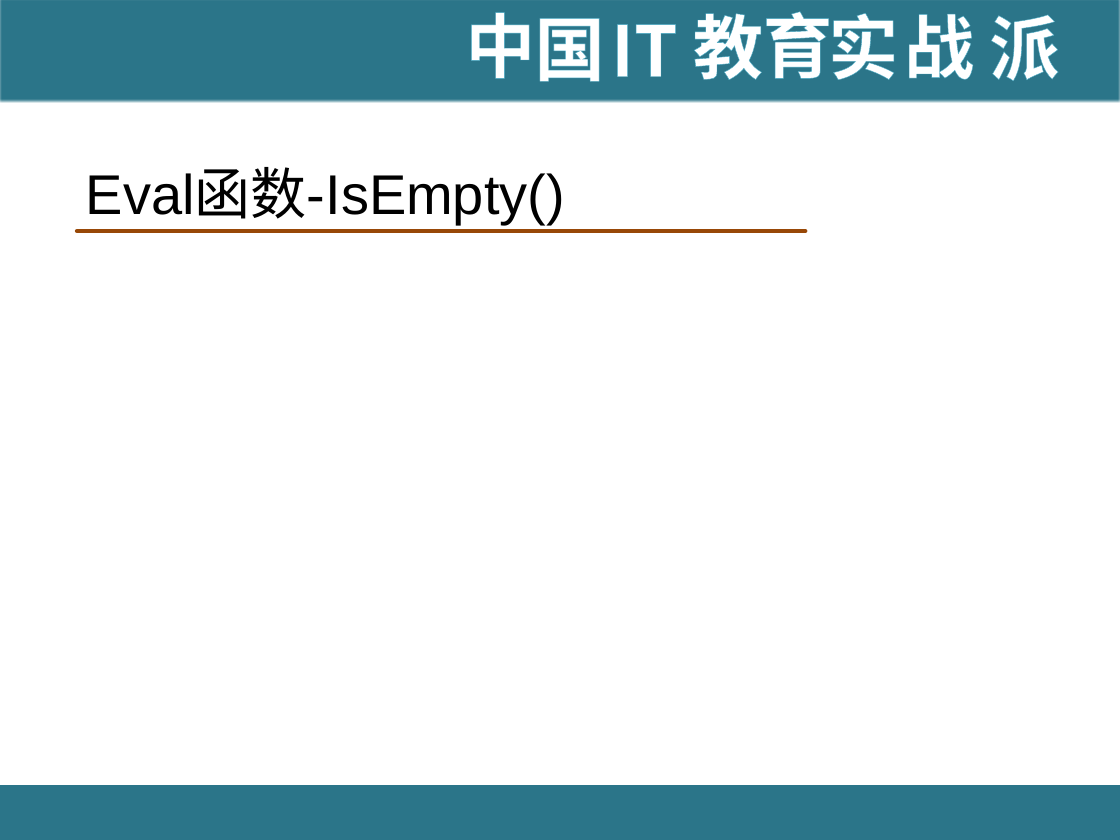
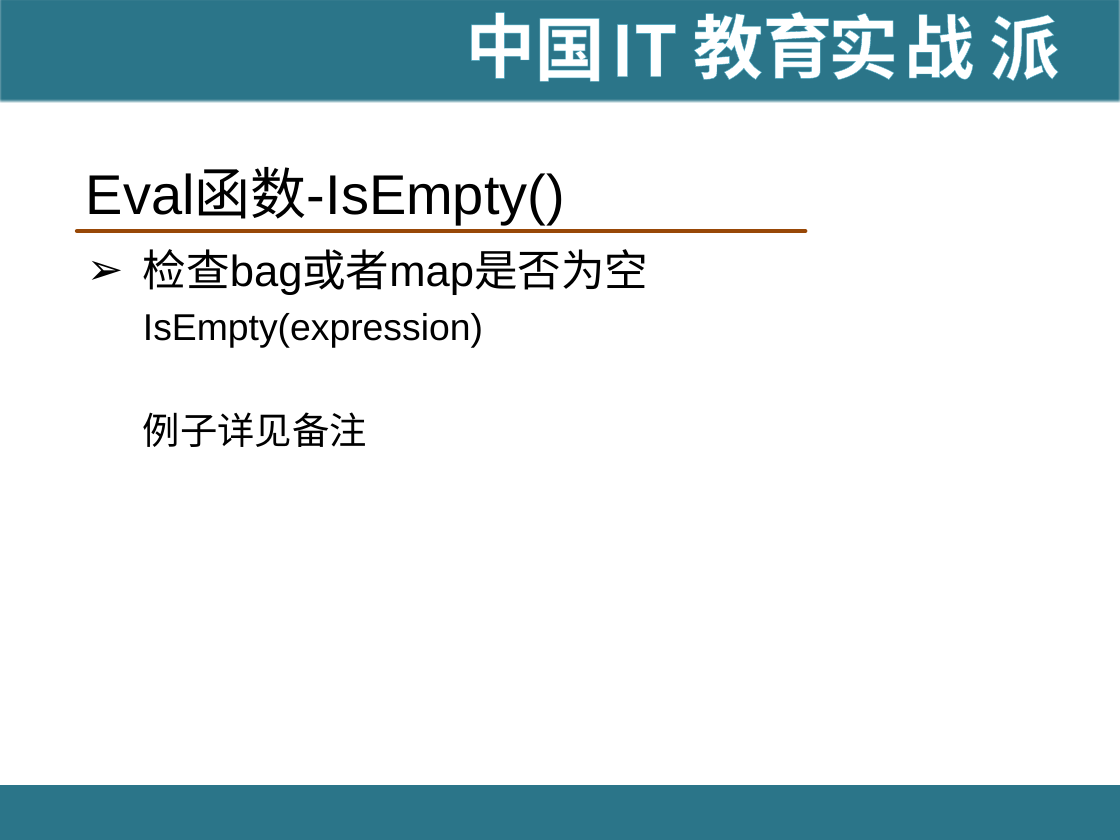
Before and after one commit to hanningxiao/BigData, a slide deck: slide 61 of [IT18掌www.it18zhang.com]Pig.pptx (slide 57 before the commit). Drawn at 1120x840 pixels with LibreOffice and Linux fonts; fonts in the diff are those of the drawing; background and template pictures are left out. Boxes give left, top, right and bottom in pixels: in the first picture for what was removed or moved away, otherwise in the second. Text is boxed around its words. In the diff, an @@ line names an element or a change of style, - is before the commit and + after.

```diff
--- a/[IT18掌www.it18zhang.com]Pig.pptx
+++ b/[IT18掌www.it18zhang.com]Pig.pptx
@@ text added at (143,249,648,447), 24 pt, text #000000 @@
+➢ 检查bag或者map是否为空
+  IsEmpty(expression)
+  例子详见备注
```
Also in this commit, not shown: 43 other slides changed, 5 slides added, 5 slides removed.
